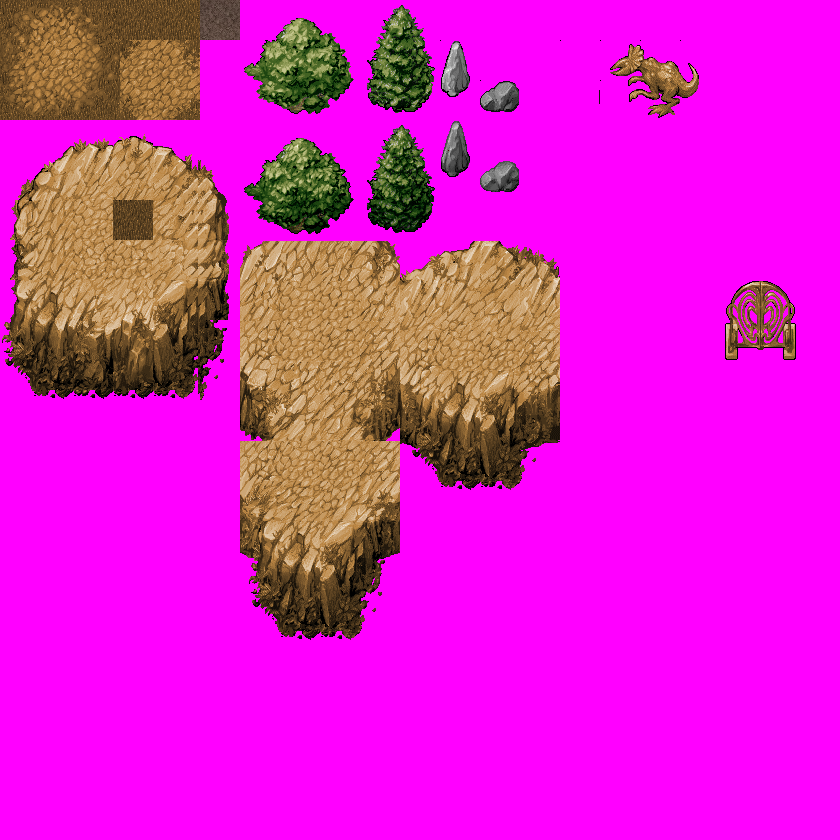
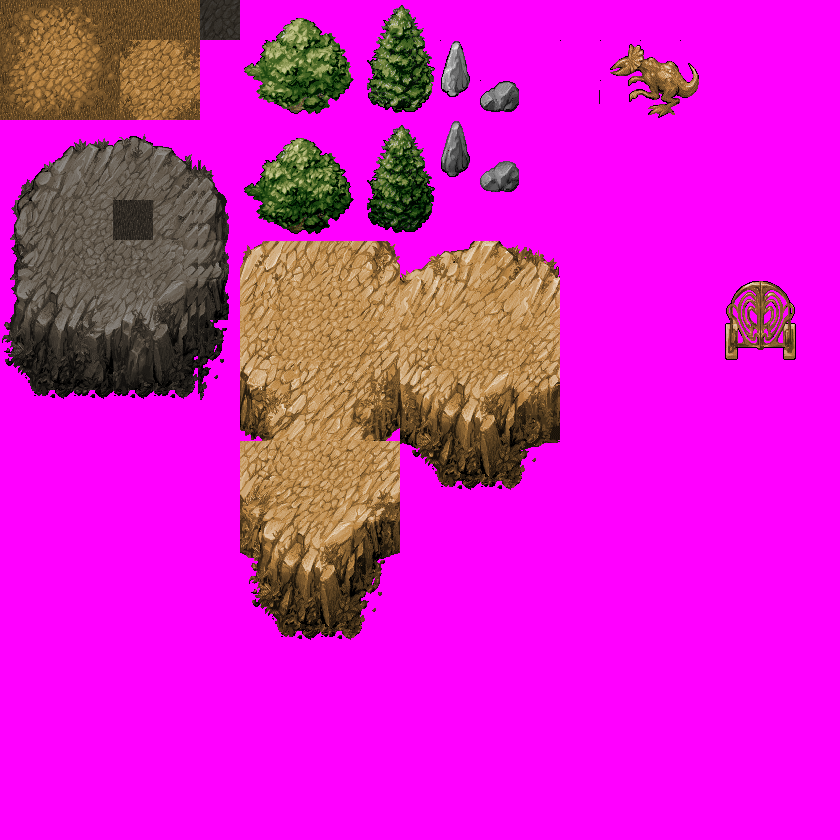
Layers edited between the first and the second 840×840 image:
added layer "Layer 22" (50%) above "Layer 21" over (x1=200, y1=0, x2=240, y2=40)
added layer "Layer 21" above "Layer 20" over (x1=200, y1=0, x2=240, y2=40)
added layer "Layer 20" above "Layer 19" over (x1=200, y1=0, x2=240, y2=40)
added layer "Layer 19" above "Layer 18" over (x1=200, y1=0, x2=240, y2=40)
painted on "Layer 15 copy" over (x1=2, y1=134, x2=229, y2=400)
